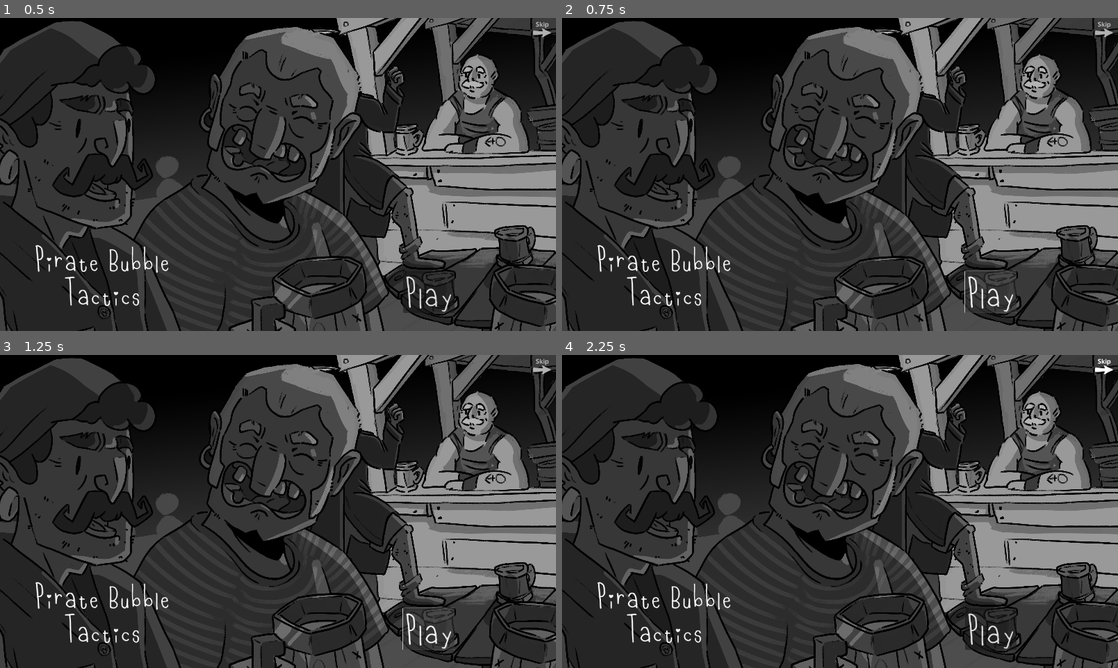
Above: before the commit, frames 1-4 (two rows, left to right).
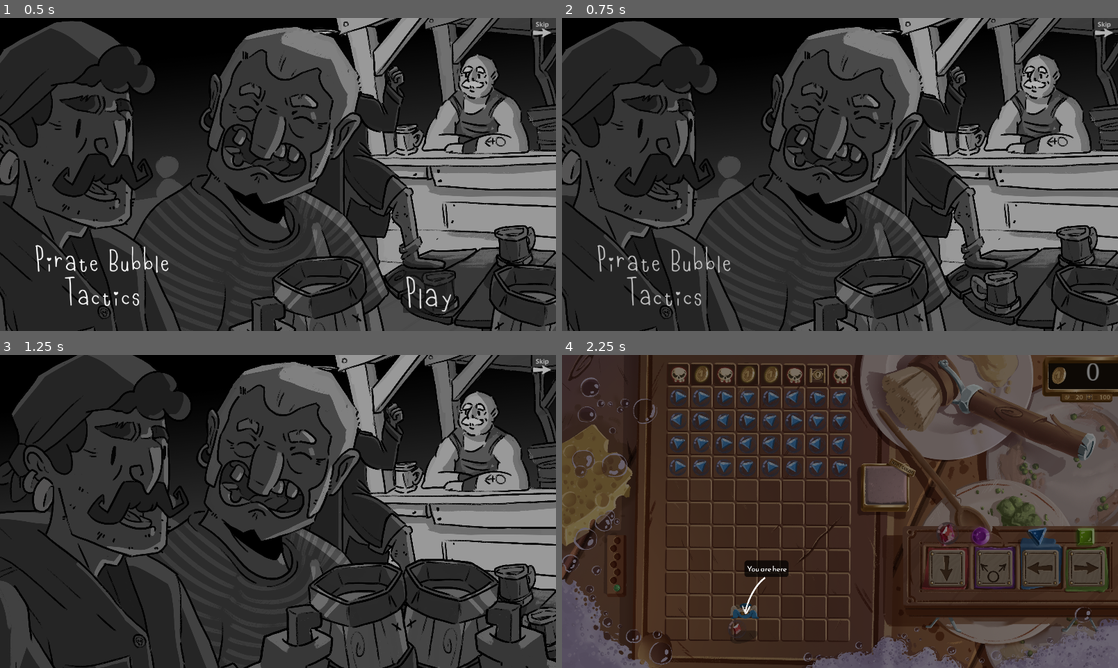
Above: after the commit, the same moments.

Repository: Aeropulu/ggj2025
Game: Godot game, scene res://Scenes/Introduction.tscn
Two runs of this game, one before a commit and one after it. Both use one fixed random seed, a clock stepped at 60 frames per second and the inputs below.
Inputs (mouse positions are in pixels of both pictures, inside the frame that each line leads up to):
- Up to frame 1 (0.5 s): no input
- Up to frame 2 (0.75 s): click "Play" at 0.5 s
- Up to frame 3 (1.25 s): no input
- Up to frame 4 (2.25 s): click (990, 630) at 1.25 s, where only the run before the commit has a clickable "Play"; click (1106, 367) at 2 s

Frame 1 is identical in both runs. In frame 2, 0.9% of the frame differs, in the area x 6-82%, y 72-95%; in frame 3, 31%; in frame 4, 79%, in the area x 0-100%, y 0-100%.
Error before the commit: Parse Error: Expected expression after "and" operator. (res://Scripts/Introduction_Controler.gd:29)

Commit message:
preload game scene

Diff:
--- a/Scripts/Introduction_Controler.gd
+++ b/Scripts/Introduction_Controler.gd
@@ -3,6 +3,8 @@
 @export var _bouton_play : Button
 @export var _skip_button : TextureButton
 @export var _animation_player : AnimationPlayer
+
+var game_scene = preload("res://Scenes/Game.tscn")
 
 func _ready() -> void:
 	Connect_Signaux()
@@ -23,7 +25,5 @@
 	AudioManager.Play(load("res://Assets/Audio/SFX/SoundBybrunoboselli__pirate-tavern.wav"), AudioManager.Bus.BRUITAGE, 2.0)
 
 func _Go_To_Game_Scene():
-	get_tree().change_scene_to_file("res://Scenes/Game.tscn")
-
-func _input(event: InputEvent) -> void:
-	if event is InputEventKey and
+	get_tree().change_scene_to_packed(game_scene)
+	#get_tree().change_scene_to_file("res://Scenes/Game.tscn")
